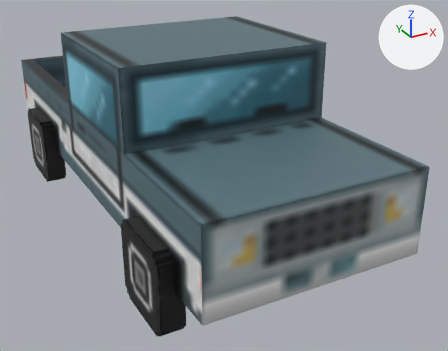
Two versions of the FBX model 3d mess new/Assets/BLOCKYGON ASSETS ©/MODELS/VEHICLES/STORE/BG_PICK UP TRUCK.fbx, one commit apart.
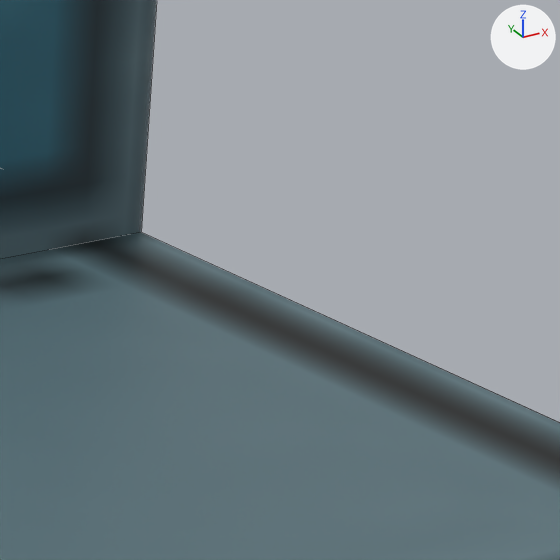
The first picture shows the older version from a camera (50 mm lens) standing at (-2.25, -4.73, 2.2) and looking at (-0.04, -0.72, 0.2). The close-ups show both versions on the part from 66% to 88% of the width and 22% to 50% of the height of that picture; other places that the commit changed are outside them. Arrows for +X, +Y and +Z are at upper right; the lights stay in place. The close-ups show mesh edges as thin lines. Where no turn or scale is listed for an object, it has been applied to the vertices.

The scene before the commit, as lines of its bpy script (objects in view):
```python
me_scene = bpy.data.meshes.new('Scene')
me_scene.from_pydata(...)  # 28 vertices, 26 faces; spans x -1.06..0.45, y -2.34..1.6, z 0.18..1.32
me_scene.materials.append(mat_blue_pick_up_truck)  # picture img_blue_pick_up_truck__png
ob_bg_pick_up_truck = bpy.data.objects.new('BG_PICK_UP_TRUCK', me_scene)
ob_bg_pick_up_truck.location = (0.0, 0.0, 0.0)
```
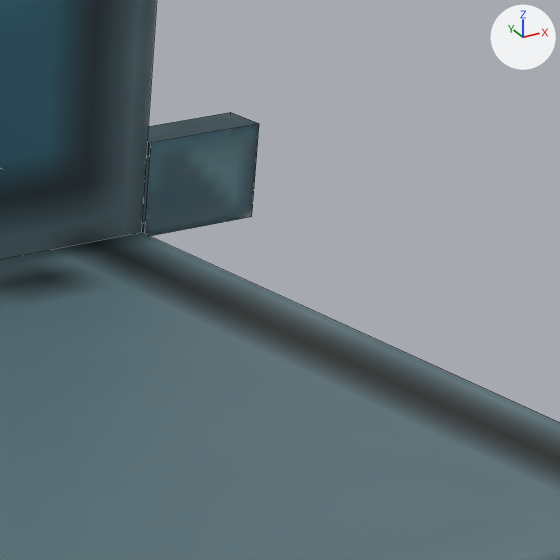
Scene script edits in JSON lines:
```json
{"block": "me_scene", "where": "# used by ob_bg_pick_up_truck; location = (0.0, 0.0, 0.0)"}
{"op": "remove", "block": "me_scene", "code": "me_scene.from_pydata(...)  # 28 vertices, 26 faces; spans x -1.06..0.45, y -2.34..1.6, z 0.18..1.32"}
{"op": "add", "block": "me_scene", "code": "me_scene.from_pydata(...)  # 60 vertices, 48 faces; spans x -1.24..0.64, y -2.34..1.6, z 0.18..1.32"}
{"block": "me_scene", "change": "me_scene part 1: a new loose piece of 16 vertices spanning x 0.44..0.64, y -1.28..-1.22, z 0.76..0.89, in mat_blue_pick_up_truck (picture img_blue_pick_up_truck__png)"}
```

Boxes [x1, y1, x2, y2] around the edits, measured in the close-ups (560 x 560 px):
```json
{"part": 1, "of": "me_scene", "change": "added", "after": [141, 112, 259, 236], "on screen": "cyan"}
```
